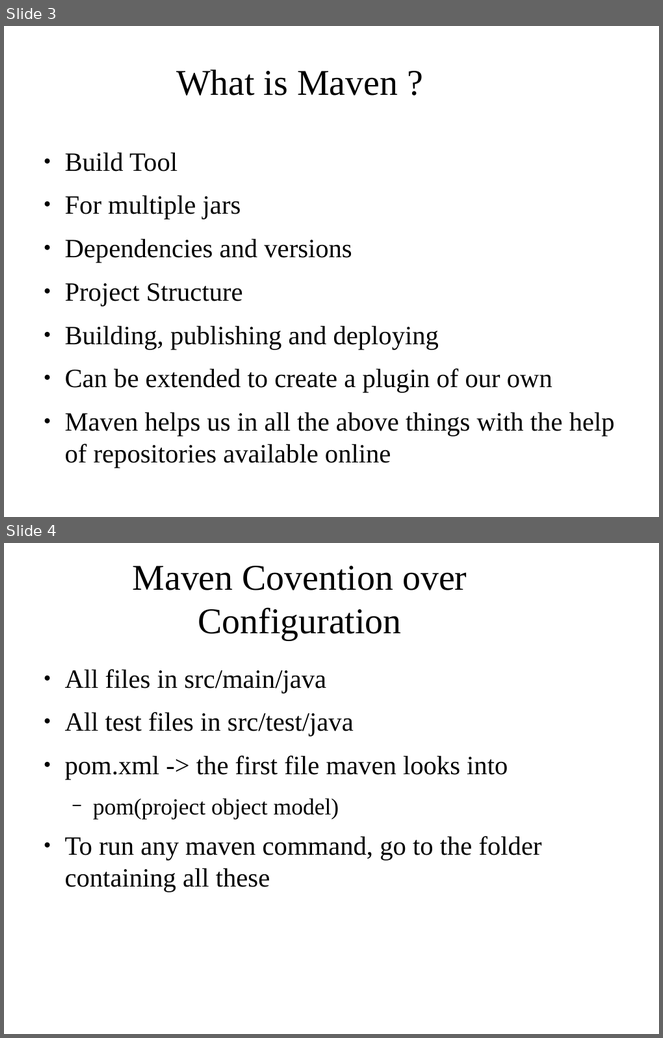
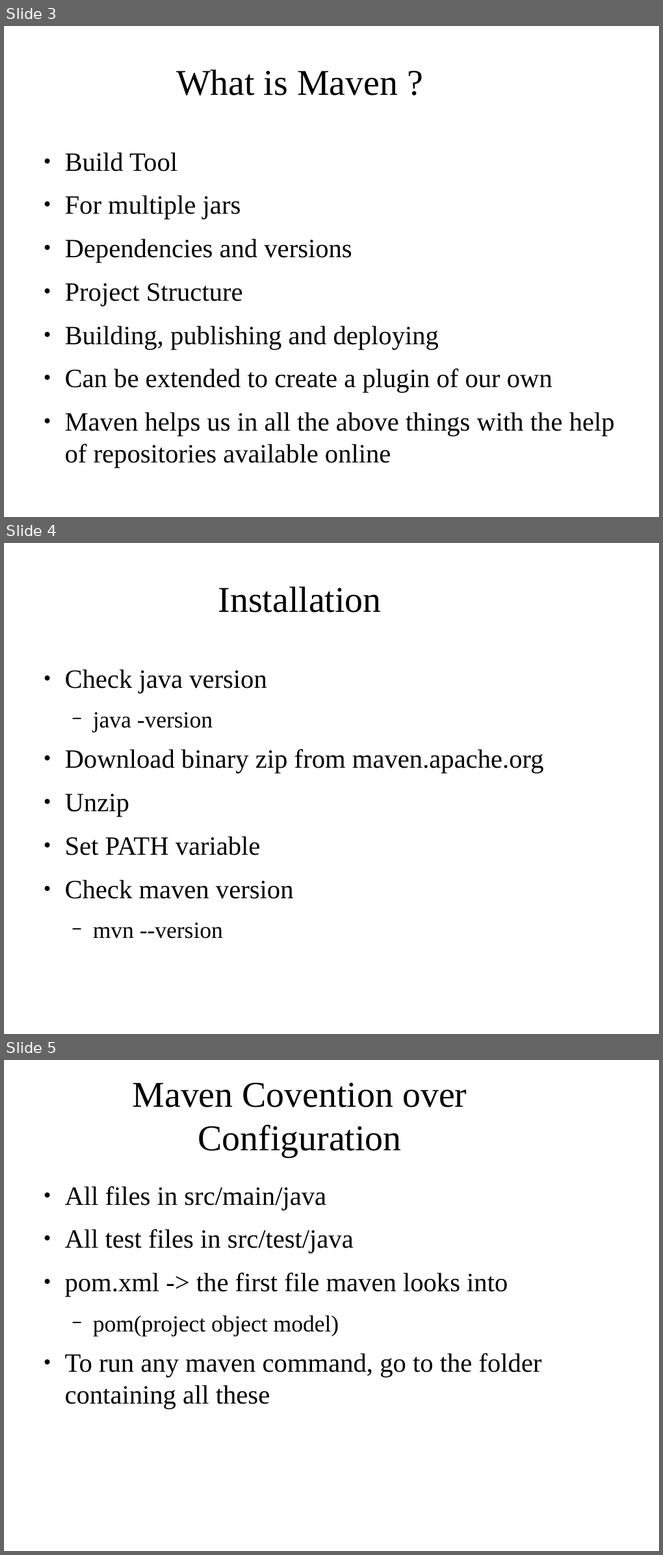
Before and after one commit to shikha-desai/Internship_PreWork, a slide deck: Maven/Maven_Notes.odp. Shown one above the other, each under a label of ours: slides 3 and 4 before the commit, slides 3, 4 and 5 after it. The pictures are 663x1038 and 663x1555 pixels, drawn with LibreOffice and Linux fonts; fonts in the diff are those of the drawing; background and template pictures are left out. Boxes give left, top, right and bottom in pixels: in the first picture for what was removed or moved away, otherwise in the second. Text is boxed around its words. In the diff, an @@ line names an element or a change of style, - is before the commit and + after.

Commit message:
Completed Maven Video Tutorial

```diff
--- a/Maven/Maven_Notes.odp
+++ b/Maven/Maven_Notes.odp
@@ slide 4 added at [4, 543, 659, 1034], background picture (left out) @@
@@ title added at [218, 587, 382, 613], 44 pt, text #000000 @@
+Installation
@@ text added at [65, 669, 544, 939], 32 pt, text #000000 @@
+● Check java version
+  − java -version
+● Download binary zip from maven.apache.org
+● Unzip
+● Set PATH variable
+● Check maven version
+  − mvn --version
@@ what was slide 4 is now slide 5 @@
```
Also in this commit, not shown: 3 slides changed, 7 other slides added, 1 slide removed, 1 other file.
